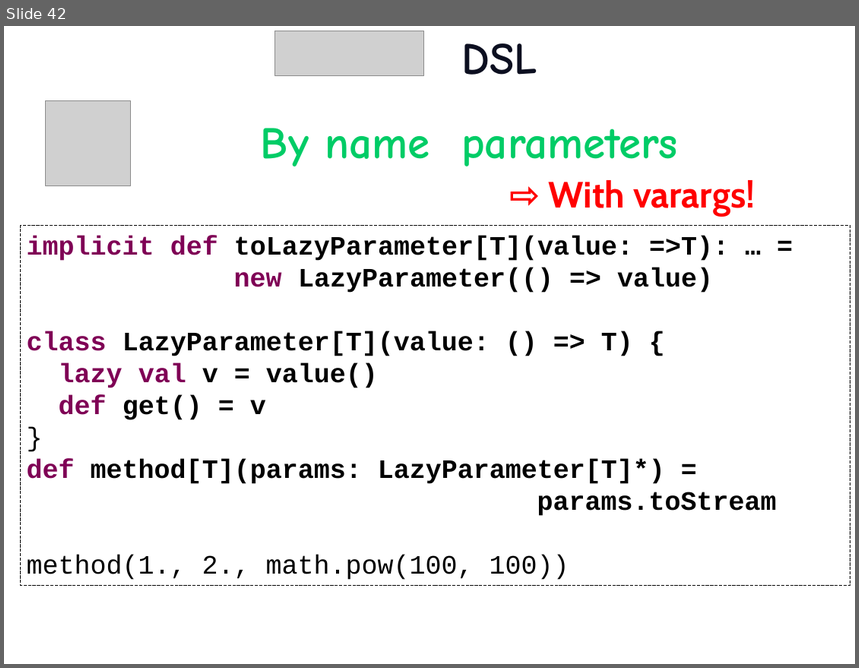
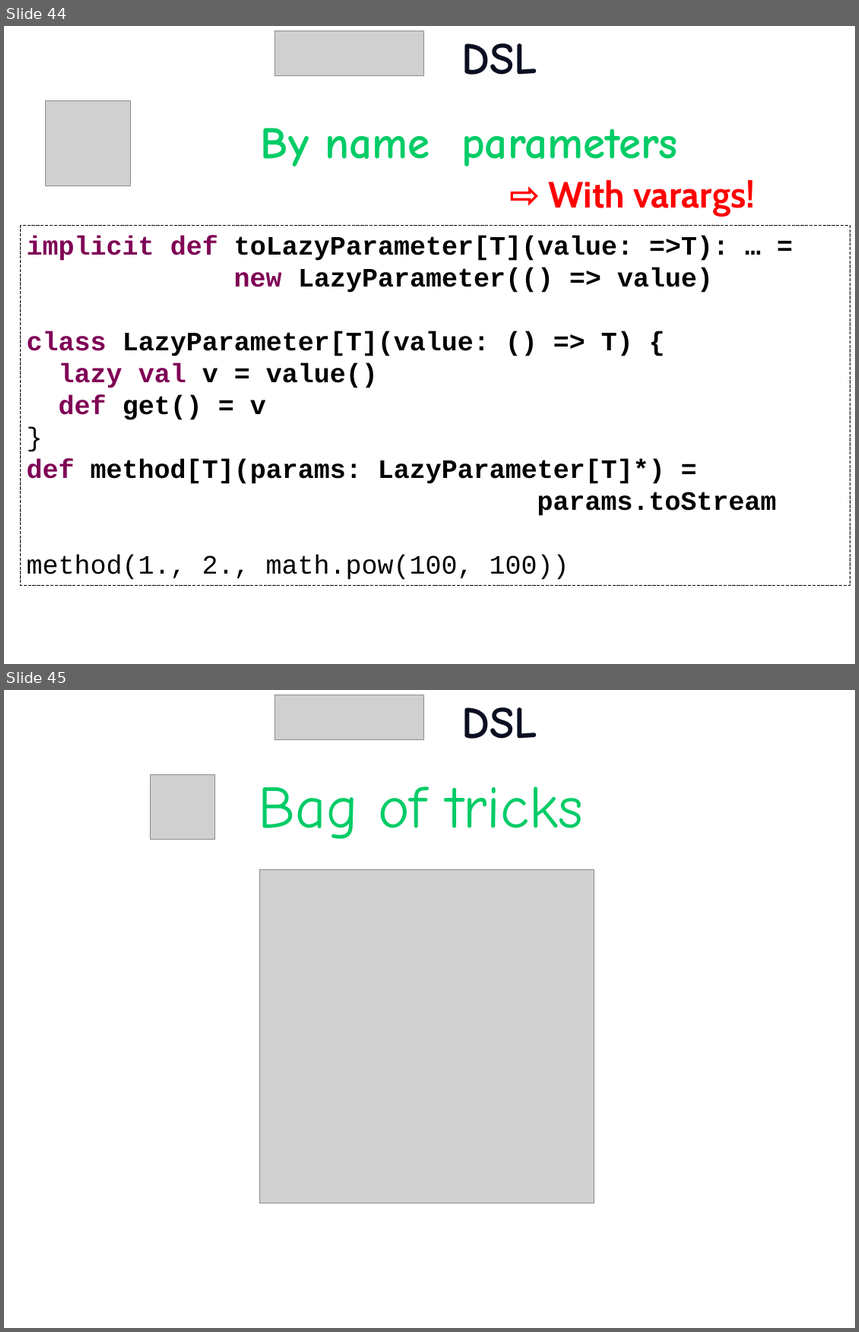
Before and after one commit to etorreborre/oscon-2010, a slide deck: src/main/resources/oscon_2010_specs.pptx. Shown one above the other, each under a label of ours: slide 42 before the commit, slides 44 and 45 after it. The pictures are 859x668 and 859x1332 pixels, drawn with LibreOffice and Linux fonts; fonts in the diff are those of the drawing; grey boxes stand for pictures; background and template pictures are left out. Boxes give left, top, right and bottom in pixels: in the first picture for what was removed or moved away, otherwise in the second. Text is boxed around its words. In the diff, an @@ line names an element or a change of style, - is before the commit and + after.

Commit message:
restructured the prez along 5 tips and 2 tricks

```diff
--- a/src/main/resources/oscon_2010_specs.pptx
+++ b/src/main/resources/oscon_2010_specs.pptx
@@ slide 45 added at bbox=[4, 690, 855, 1328], background picture (left out) @@
@@ picture added at bbox=[275, 695, 424, 739] @@
@@ title added at bbox=[462, 707, 538, 739], 54 pt, text #0C0F20, bold @@
+DSL
@@ picture added at bbox=[150, 775, 215, 840] @@
@@ text added at bbox=[259, 787, 583, 839], 72 pt, text #00CC66 @@
+Bag of tricks
@@ picture added at bbox=[260, 869, 595, 1204] @@
@@ what was slide 42 is now slide 44 @@
```
Also in this commit, not shown: 3 slides changed, 6 other slides added.
